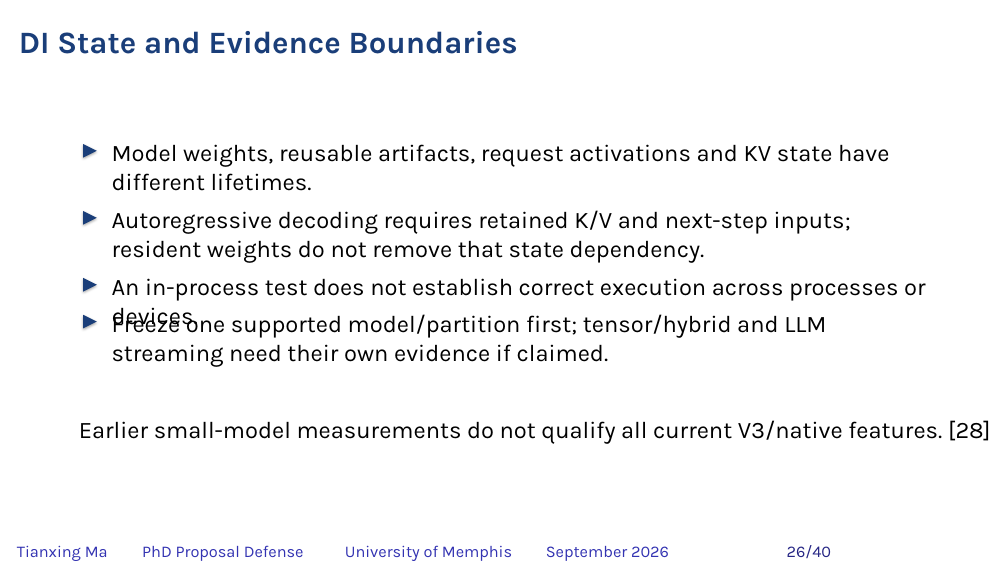
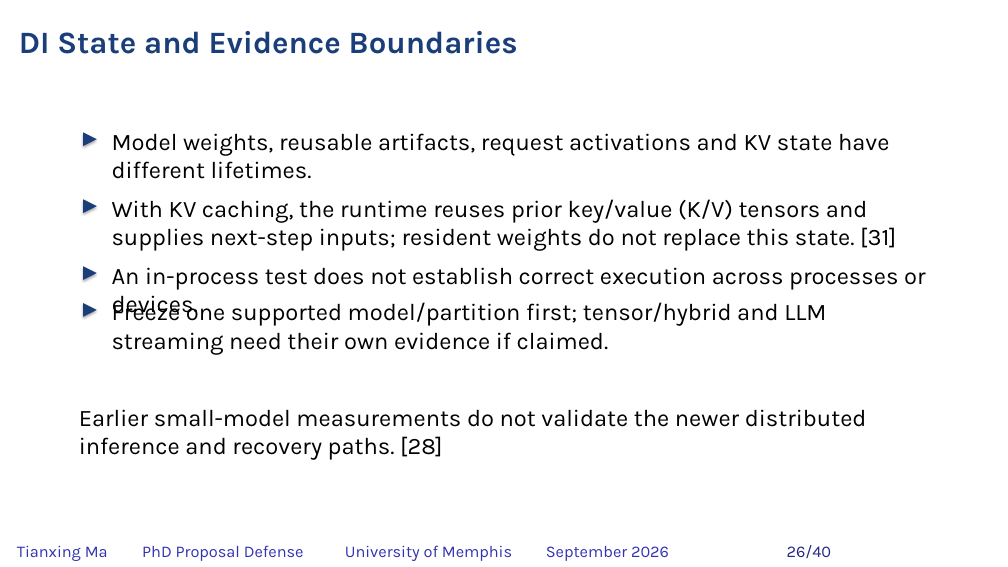
Before and after one commit to matianxing1992/NDN_Service_Framework, a slide deck: slide 26 of docs/PAPER/proposal-defense/slides/NDNSF_proposal_hybrid_editable.pptx. Drawn at 1008x567 pixels with LibreOffice and Linux fonts; fonts in the diff are those of the drawing; background and template pictures are left out. Boxes give left, top, right and bottom in pixels: in the first picture for what was removed or moved away, otherwise in the second. Text is boxed around its words. In the diff, an @@ line names an element or a change of style, - is before the commit and + after.

```diff
--- a/docs/PAPER/proposal-defense/slides/NDNSF_proposal_hybrid_editable.pptx
+++ b/docs/PAPER/proposal-defense/slides/NDNSF_proposal_hybrid_editable.pptx
@@ text at bbox=[112, 199, 896, 251]: text changed @@
-Autoregressive decoding requires retained K/V and next-step inputs; resident weights do not remove that state dependency.
+With KV caching, the runtime reuses prior key/value (K/V) tensors and supplies next-step inputs; resident weights do not replace this state. [31]
@@ 4 triangles, 3 texts: place and size @@
-4 triangles, 3 texts at bbox=[83, 144, 926, 367]
+4 triangles, 3 texts at bbox=[83, 132, 926, 355]
@@ text at bbox=[79, 409, 867, 460]: text changed @@
-Earlier small-model measurements do not qualify all current V3/native features. [28]
+Earlier small-model measurements do not validate the newer distributed inference and recovery paths. [28]
```
Also in this commit, not shown: 18 other slides changed, 1 slide added, 1 slide removed, 28 other files.
